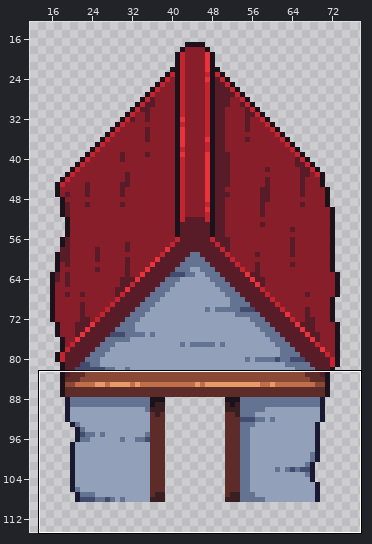
One commit to this pixel-art file: assets/objects/buildings/assets/house_1.ase. The picture above shows the old version from afar; the outline marks the close-up.
Close-up. As it was:
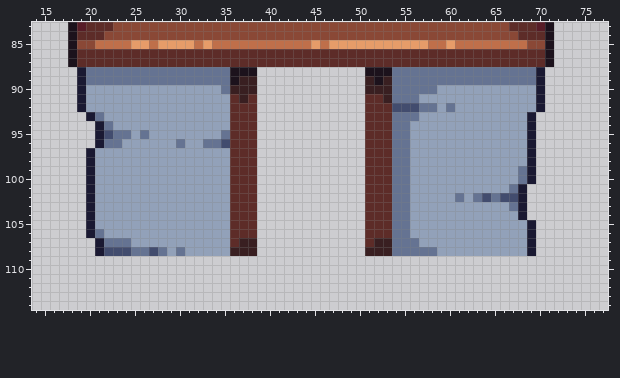
90x125 pixels, 1 frame. Shown: x 14..77, y 83..114. The wide view leaves out empty margins.
After:
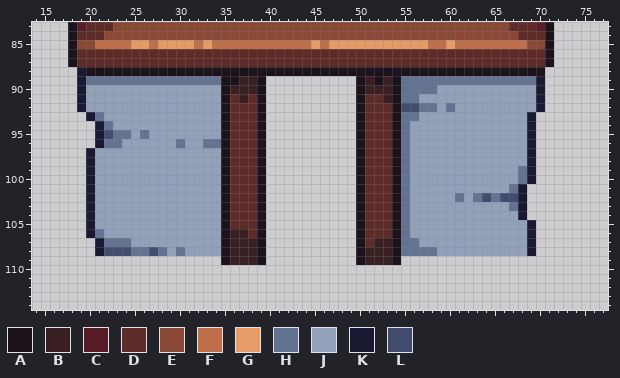
Palette (. is transparent): A #1c121c  B #391f21  C #571c27  D #5d2c28  E #8a4836  F #bf6f4a  G #e69c69  H #657392  J #92a1b9  K #1a1932  L #424c6e
Changes in this commit:
{"change": "layer \"outlines\" added"}
{"where": "layer \"outlines\""}
{"y":88,"x":20,"old":"HHHHHHHHHHHHHHHH","new":"AAAAAAAAAAAAAAAA"}
{"y":88,"x":39,"old":"............","new":"AAAAAAAAAAAA"}
{"y":88,"x":54,"old":"HHHHHHHHHHHHHHHHK","new":"AAAAAAAAAAAAAAAAA"}
{"y":89,"x":35,"old":"H","new":"A"}
{"y":89,"x":39,"old":".","new":"A"}
{"y":89,"x":50,"old":".","new":"A"}
{"y":89,"x":54,"old":"H","new":"A"}
{"y":90,"x":35,"old":"H","new":"A"}
{"y":90,"x":39,"old":".","new":"A"}
{"y":90,"x":50,"old":".","new":"A"}
{"y":90,"x":54,"old":"H","new":"A"}
{"y":91,"x":35,"old":"J","new":"A"}
{"y":91,"x":39,"old":".","new":"A"}
{"y":91,"x":50,"old":".","new":"A"}
{"y":91,"x":54,"old":"H","new":"A"}
{"y":92,"x":35,"old":"J","new":"A"}
{"y":92,"x":39,"old":".","new":"A"}
{"y":92,"x":50,"old":".","new":"A"}
{"y":92,"x":54,"old":"L","new":"A"}
{"y":93,"x":35,"old":"J","new":"A"}
{"y":93,"x":39,"old":".","new":"A"}
{"y":93,"x":50,"old":".","new":"A"}
{"y":93,"x":54,"old":"H","new":"A"}
{"y":94,"x":35,"old":"J","new":"A"}
{"y":94,"x":39,"old":".","new":"A"}
{"y":94,"x":50,"old":".","new":"A"}
{"y":94,"x":54,"old":"H","new":"A"}
{"y":95,"x":35,"old":"H","new":"A"}
{"y":95,"x":39,"old":".","new":"A"}
{"y":95,"x":50,"old":".","new":"A"}
{"y":95,"x":54,"old":"H","new":"A"}
{"y":96,"x":35,"old":"L","new":"A"}
{"y":96,"x":39,"old":".","new":"A"}
{"y":96,"x":50,"old":".","new":"A"}
{"y":96,"x":54,"old":"H","new":"A"}
{"y":97,"x":35,"old":"J","new":"A"}
{"y":97,"x":39,"old":".","new":"A"}
{"y":97,"x":50,"old":".","new":"A"}
{"y":97,"x":54,"old":"H","new":"A"}
{"y":98,"x":35,"old":"J","new":"A"}
{"y":98,"x":39,"old":".","new":"A"}
{"y":98,"x":50,"old":".","new":"A"}
{"y":98,"x":54,"old":"H","new":"A"}
{"y":99,"x":35,"old":"J","new":"A"}
{"y":99,"x":39,"old":".","new":"A"}
{"y":99,"x":50,"old":".","new":"A"}
{"y":99,"x":54,"old":"H","new":"A"}
{"y":100,"x":35,"old":"J","new":"A"}
{"y":100,"x":39,"old":".","new":"A"}
{"y":100,"x":50,"old":".","new":"A"}
{"y":100,"x":54,"old":"H","new":"A"}
{"y":101,"x":35,"old":"J","new":"A"}
{"y":101,"x":39,"old":".","new":"A"}
{"y":101,"x":50,"old":".","new":"A"}
{"y":101,"x":54,"old":"H","new":"A"}
{"y":102,"x":35,"old":"J","new":"A"}
{"y":102,"x":39,"old":".","new":"A"}
{"y":102,"x":50,"old":".","new":"A"}
{"y":102,"x":54,"old":"H","new":"A"}
{"y":103,"x":35,"old":"J","new":"A"}
{"y":103,"x":39,"old":".","new":"A"}
{"y":103,"x":50,"old":".","new":"A"}
{"y":103,"x":54,"old":"H","new":"A"}
{"y":104,"x":35,"old":"J","new":"A"}
{"y":104,"x":39,"old":".","new":"A"}
{"y":104,"x":50,"old":".","new":"A"}
{"y":104,"x":54,"old":"H","new":"A"}
{"y":105,"x":35,"old":"J","new":"A"}
{"y":105,"x":39,"old":".","new":"A"}
{"y":105,"x":50,"old":".","new":"A"}
{"y":105,"x":54,"old":"H","new":"A"}
{"y":106,"x":35,"old":"JDD","new":"ABB"}
{"y":106,"x":39,"old":".","new":"A"}
{"y":106,"x":50,"old":".","new":"A"}
{"y":106,"x":54,"old":"H","new":"A"}
{"y":107,"x":35,"old":"JD","new":"AB"}
{"y":107,"x":39,"old":".","new":"A"}
{"y":107,"x":50,"old":".","new":"A"}
{"y":107,"x":54,"old":"H","new":"A"}
{"y":108,"x":35,"old":"J","new":"A"}
{"y":108,"x":39,"old":".","new":"A"}
{"y":108,"x":50,"old":".","new":"A"}
{"y":108,"x":54,"old":"H","new":"A"}
{"y":109,"x":35,"old":".....","new":"ABBBA"}
{"y":109,"x":50,"old":".....","new":"ABBBA"}
